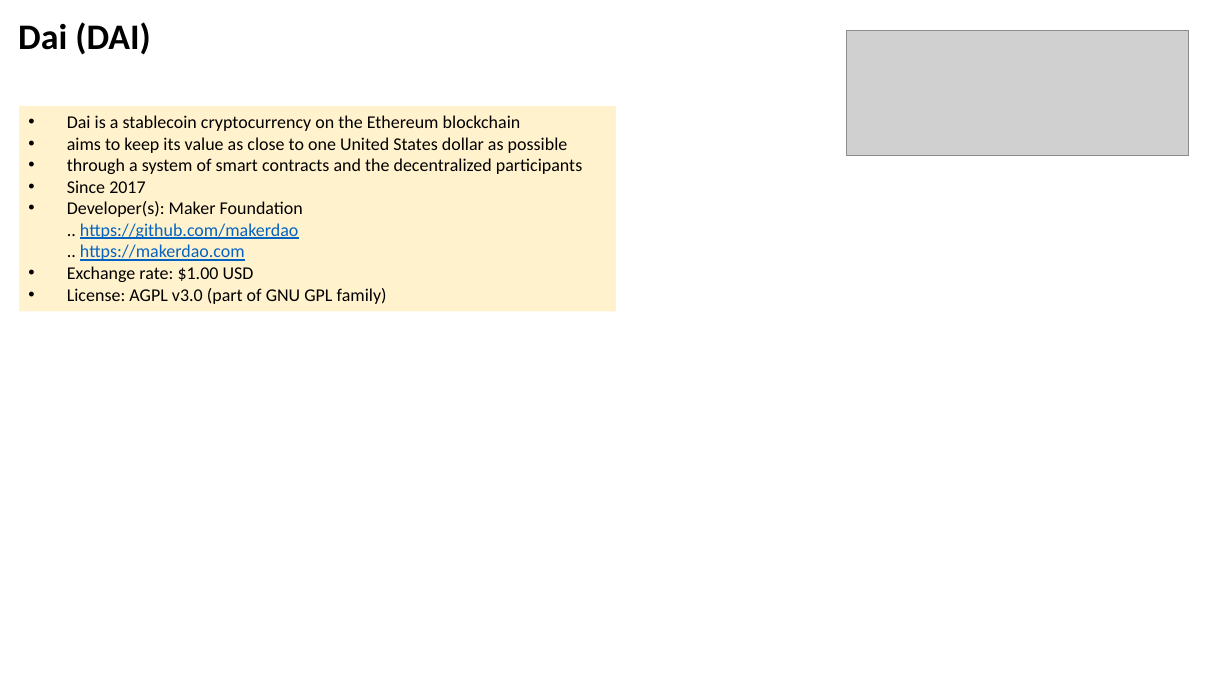
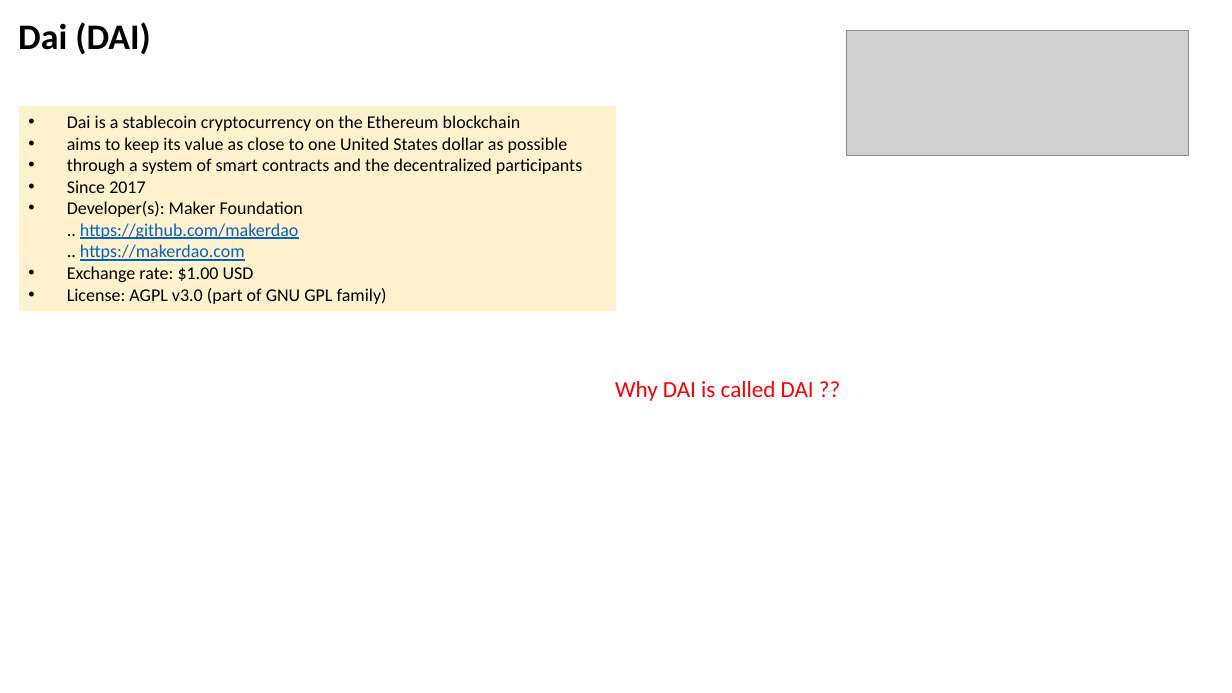
Before and after one commit to lselector/crypto, a slide deck: slide 10 of crypto_04_stable_coins.pptx (slide 9 before the commit). Drawn at 1232x693 pixels with LibreOffice and Linux fonts; fonts in the diff are those of the drawing; grey boxes stand for pictures. Boxes give left, top, right and bottom in pixels: in the first picture for what was removed or moved away, otherwise in the second. Text is boxed around its words. In the diff, an @@ line names an element or a change of style, - is before the commit and + after.

```diff
--- a/crypto_04_stable_coins.pptx
+++ b/crypto_04_stable_coins.pptx
@@ text added at box(615, 381, 814, 401), 18 pt, text #FF0000 @@
+Why DAI is called DAI ??
```
Also in this commit, not shown: 3 other slides changed, 1 slide added, 5 other files.
